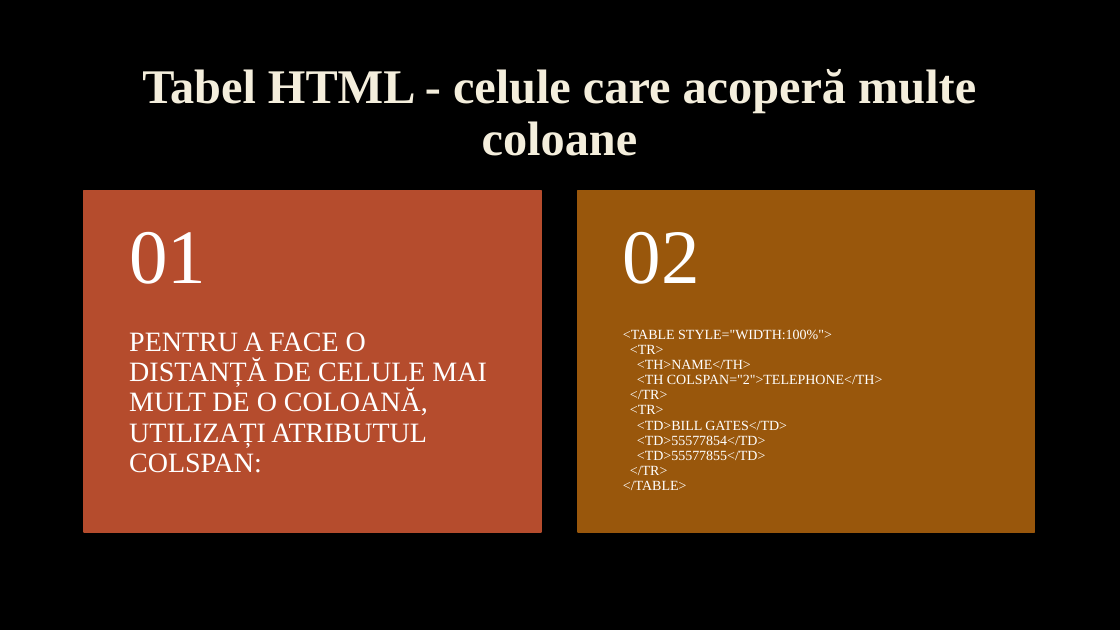
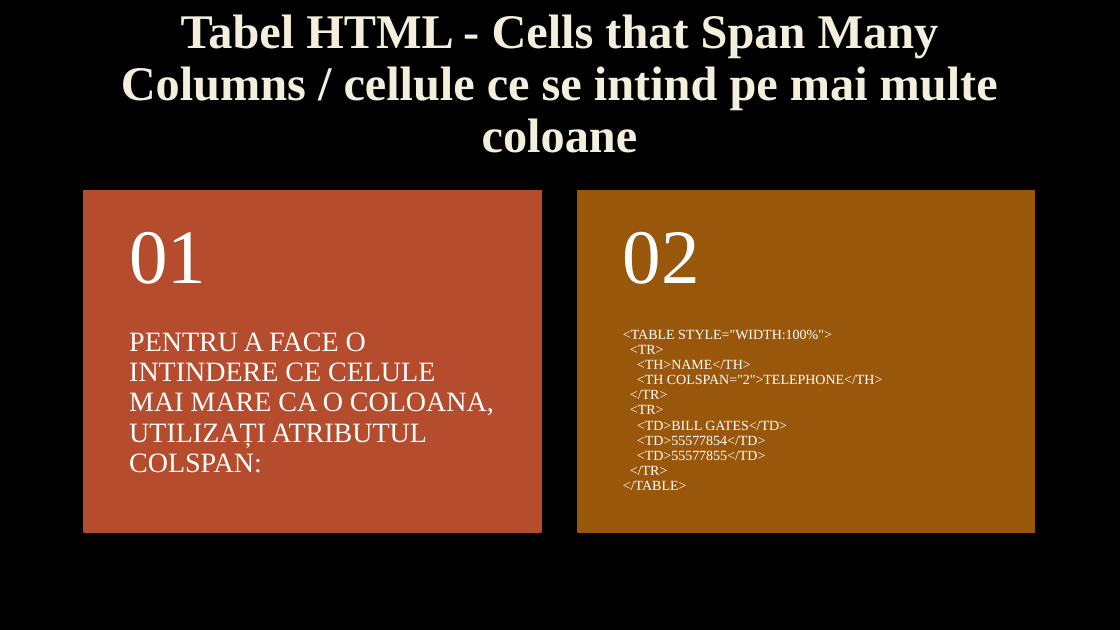
Before and after one commit to JohnyJF/Homework_10C, a slide deck: slide 16 of HTML_Tables_Tulei_Ion_Filat_Fabian.pptx (slide 19 before the commit). Drawn at 1120x630 pixels with LibreOffice and Linux fonts; fonts in the diff are those of the drawing; background and template pictures are left out. Boxes give left, top, right and bottom in pixels: in the first picture for what was removed or moved away, otherwise in the second. Text is boxed around its words. In the diff, an @@ line names an element or a change of style, - is before the commit and + after.

```diff
--- a/HTML_Tables_Tulei_Ion_Filat_Fabian.pptx
+++ b/HTML_Tables_Tulei_Ion_Filat_Fabian.pptx
@@ title at box(121, 14, 998, 153): text changed @@
-Tabel HTML - celule care acoperă multe coloane
+Tabel HTML - Cells that Span Many Columns / cellule ce se intind pe mai multe coloane
@@ text at box(129, 332, 494, 473): text changed @@
-PENTRU A FACE O DISTANȚĂ DE CELULE MAI MULT DE O COLOANĂ, UTILIZAȚI ATRIBUTUL COLSPAN:
+PENTRU A FACE O INTINDERE CE CELULE MAI MARE CA O COLOANA, UTILIZAȚI ATRIBUTUL COLSPAN:
```
Also in this commit, not shown: 10 other slides changed, 10 slides added, 13 slides removed, 1 other file.
